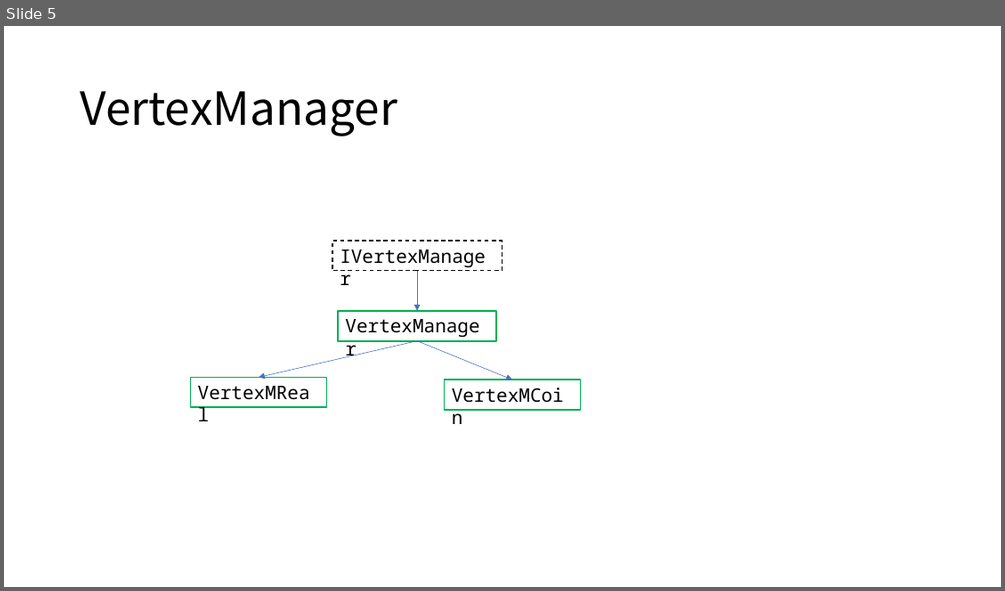
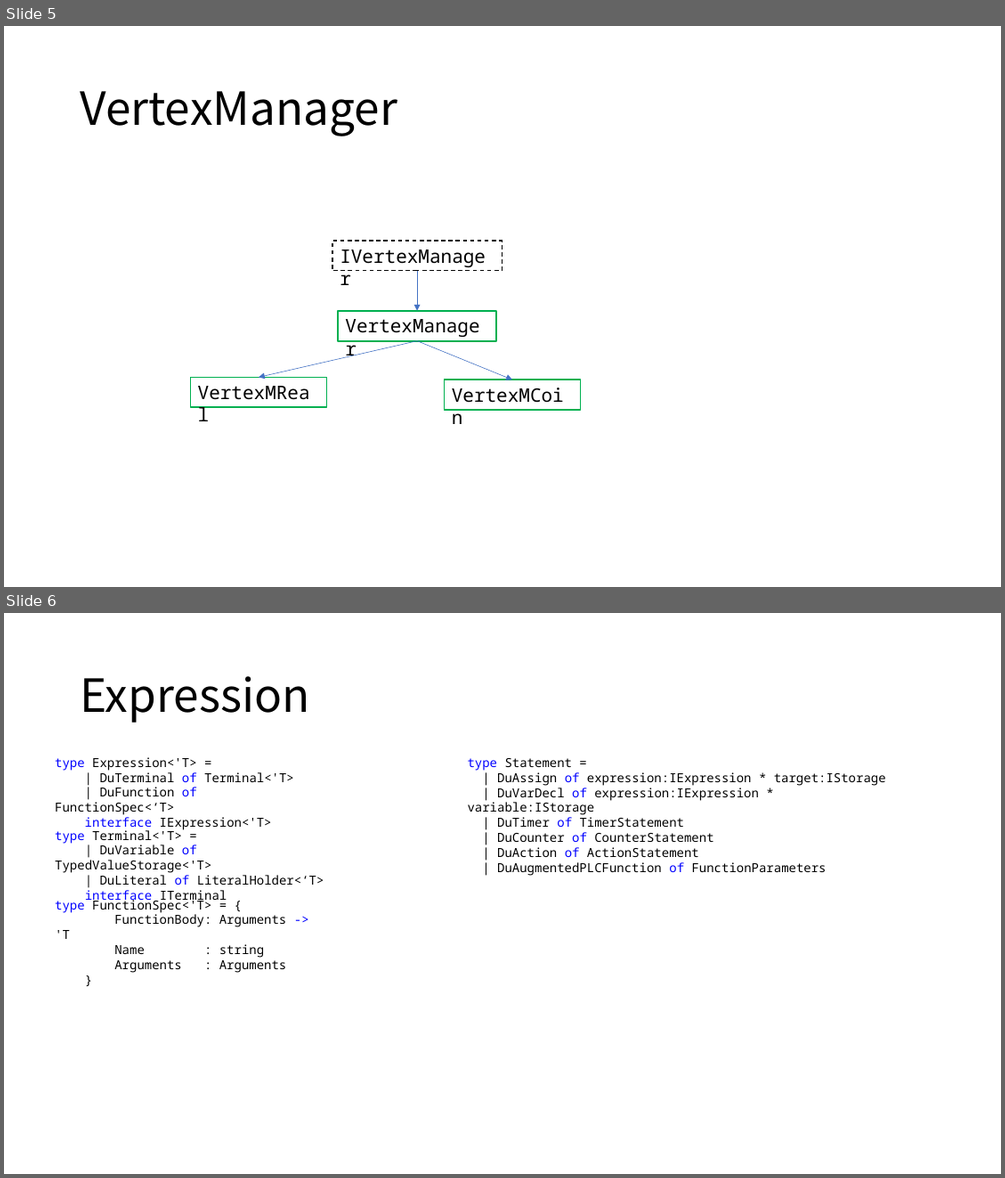
Before and after one commit to DualsoftDev/ds, a slide deck: DsDotNet/src/Doc/Hierachies.pptx. Shown one above the other, each under a label of ours: slide 5 before the commit, slides 5 and 6 after it. The pictures are 1005x591 and 1005x1178 pixels, drawn with LibreOffice and Linux fonts; fonts in the diff are those of the drawing. Boxes give left, top, right and bottom in pixels: in the first picture for what was removed or moved away, otherwise in the second. Text is boxed around its words. In the diff, an @@ line names an element or a change of style, - is before the commit and + after.

```diff
--- a/DsDotNet/src/Doc/Hierachies.pptx
+++ b/DsDotNet/src/Doc/Hierachies.pptx
@@ slide 6 added at (4, 613, 1001, 1174), background #FFFFFF @@
@@ title added at (80, 676, 309, 722), 44 pt, text #000000 @@
+Expression
@@ text added at (55, 757, 294, 831), 12 pt, text #000000 @@
+type Expression<'T> =
+| DuTerminal of Terminal<'T>
+| DuFunction of FunctionSpec<‘T>
+interface IExpression<'T>
@@ text added at (468, 758, 886, 876), 12 pt, text #000000 @@
+type Statement =
+| DuAssign of expression:IExpression * target:IStorage
+| DuVarDecl of expression:IExpression * variable:IStorage
+| DuTimer of TimerStatement
+| DuCounter of CounterStatement
+| DuAction of ActionStatement
+| DuAugmentedPLCFunction of FunctionParameters
@@ text added at (55, 830, 324, 903), 12 pt, text #000000 @@
+type Terminal<'T> =
+| DuVariable of TypedValueStorage<'T>
+| DuLiteral of LiteralHolder<‘T>
+interface ITerminal
@@ text added at (55, 897, 287, 973), 12 pt, text #000000 @@
+type FunctionSpec<'T> = {
+FunctionBody: Arguments -> 'T
+Name : string
+Arguments : Arguments
+}
```
Also in this commit, not shown: 1 slide changed, 1 other file.
